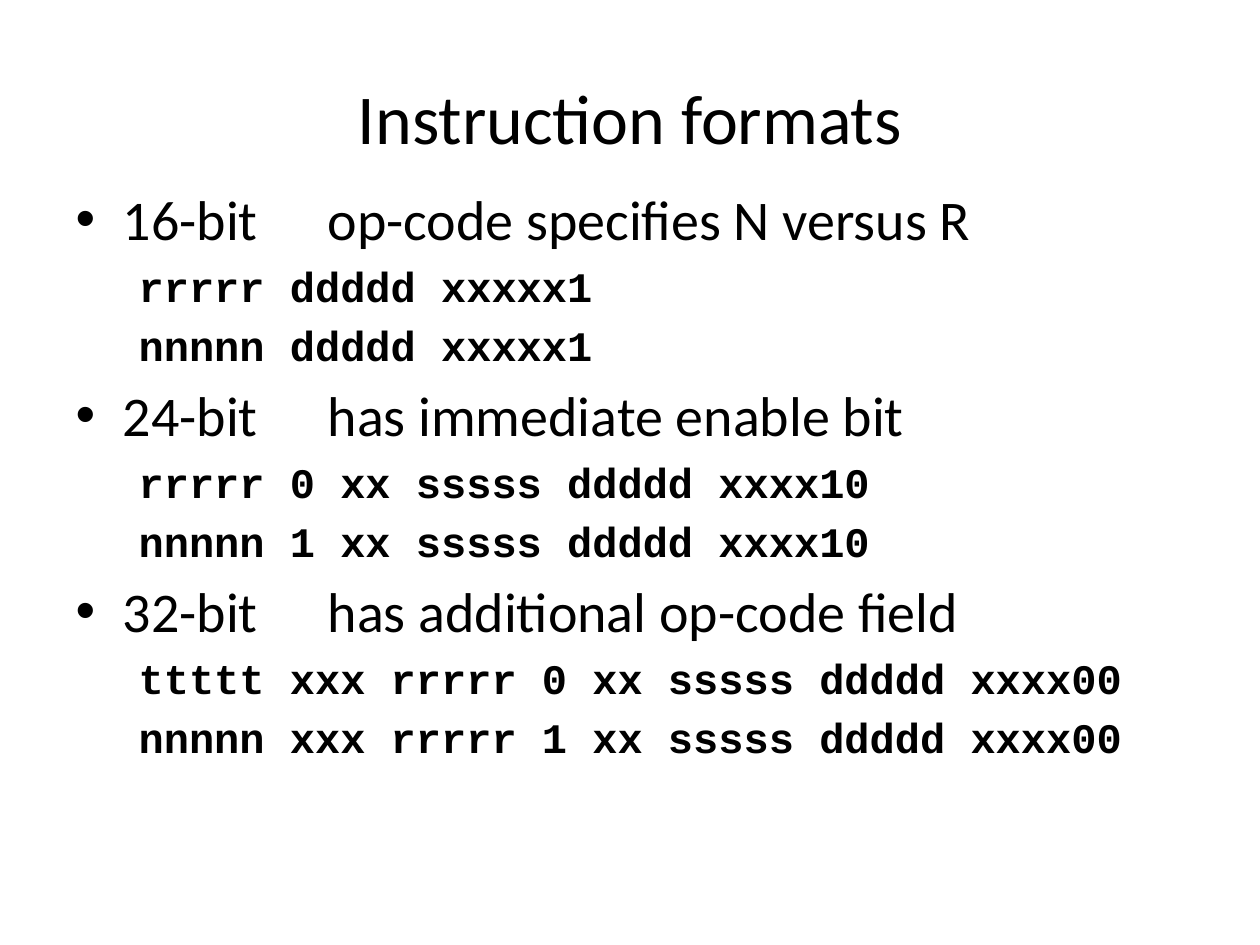
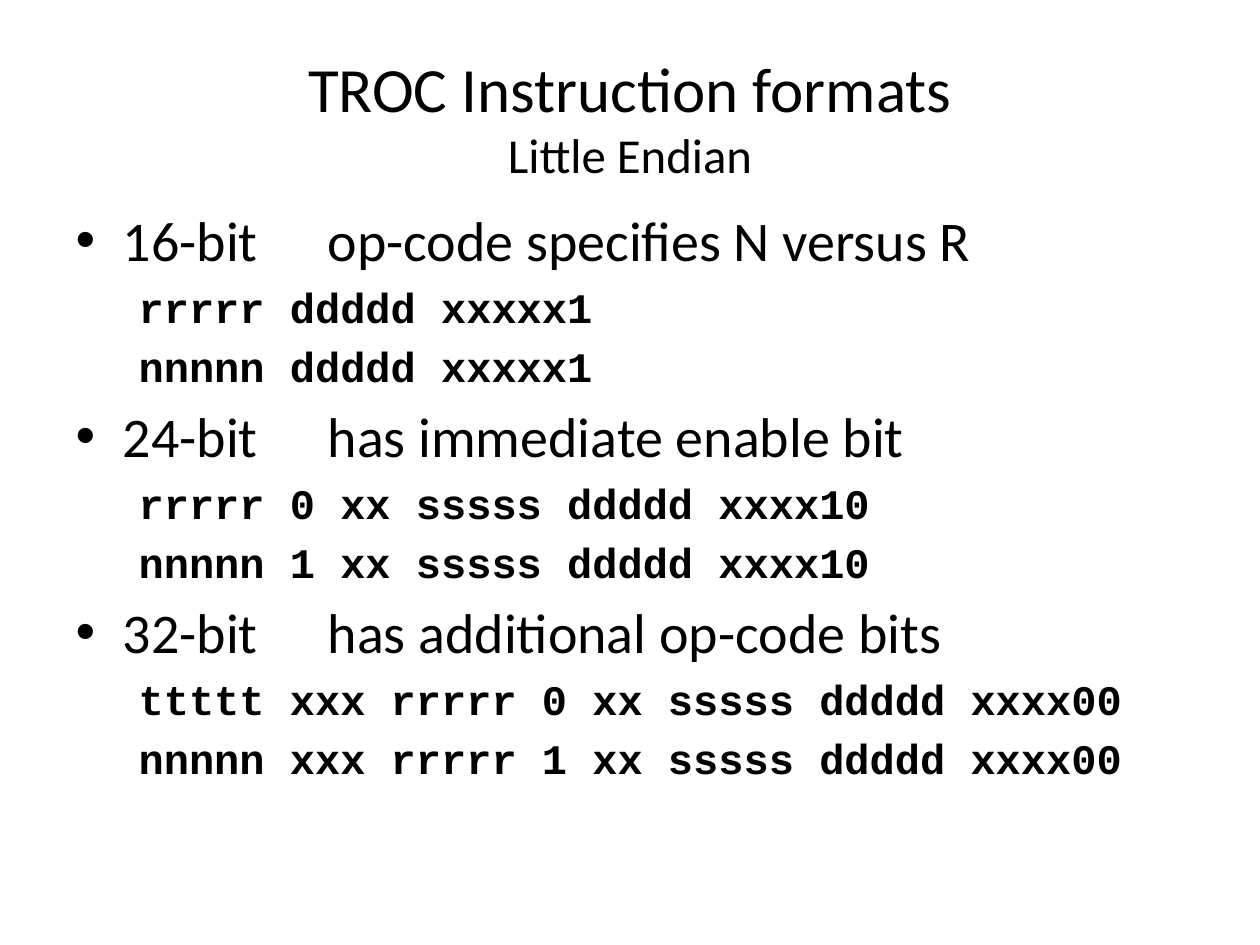
Before and after one commit to jimbrake/TROC16_16, a slide deck: slide 7 of DIY_soft-core_uP.pptx (slide 6 before the commit). Drawn at 1260x945 pixels with LibreOffice and Linux fonts; fonts in the diff are those of the drawing. Boxes give left, top, right and bottom in pixels: in the first picture for what was removed or moved away, otherwise in the second. Text is boxed around its words. In the diff, an @@ line names an element or a change of style, - is before the commit and + after.

```diff
--- a/DIY_soft-core_uP.pptx
+++ b/DIY_soft-core_uP.pptx
@@ title at (308,68,952,174): text changed; size 40 to 36 pt @@
-Instruction formats
+TROC Instruction formats
+Little Endian
@@ text "16-bit op-code specifies N versus ...": place and size @@
-text "16-bit op-code specifies N versus ..." at (123,201,1122,754)
+text "16-bit op-code specifies N versus ..." at (123,222,1122,775)
@@ text at (123,614,941,662): text changed @@
-• 32-bit has additional op-code field
+• 32-bit has additional op-code bits
```
Also in this commit, not shown: 14 other slides changed, 2 slides added, 1 other file.
